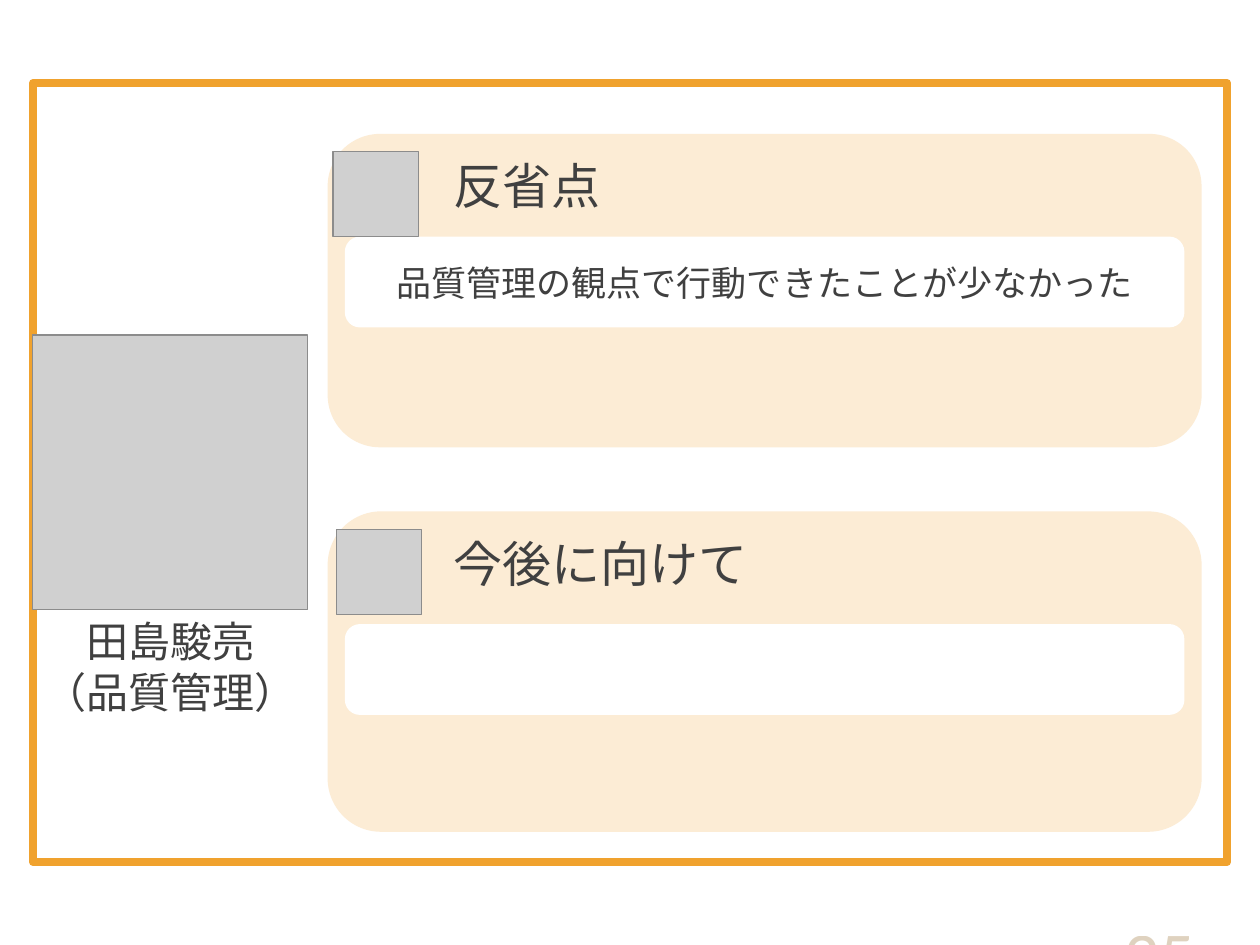
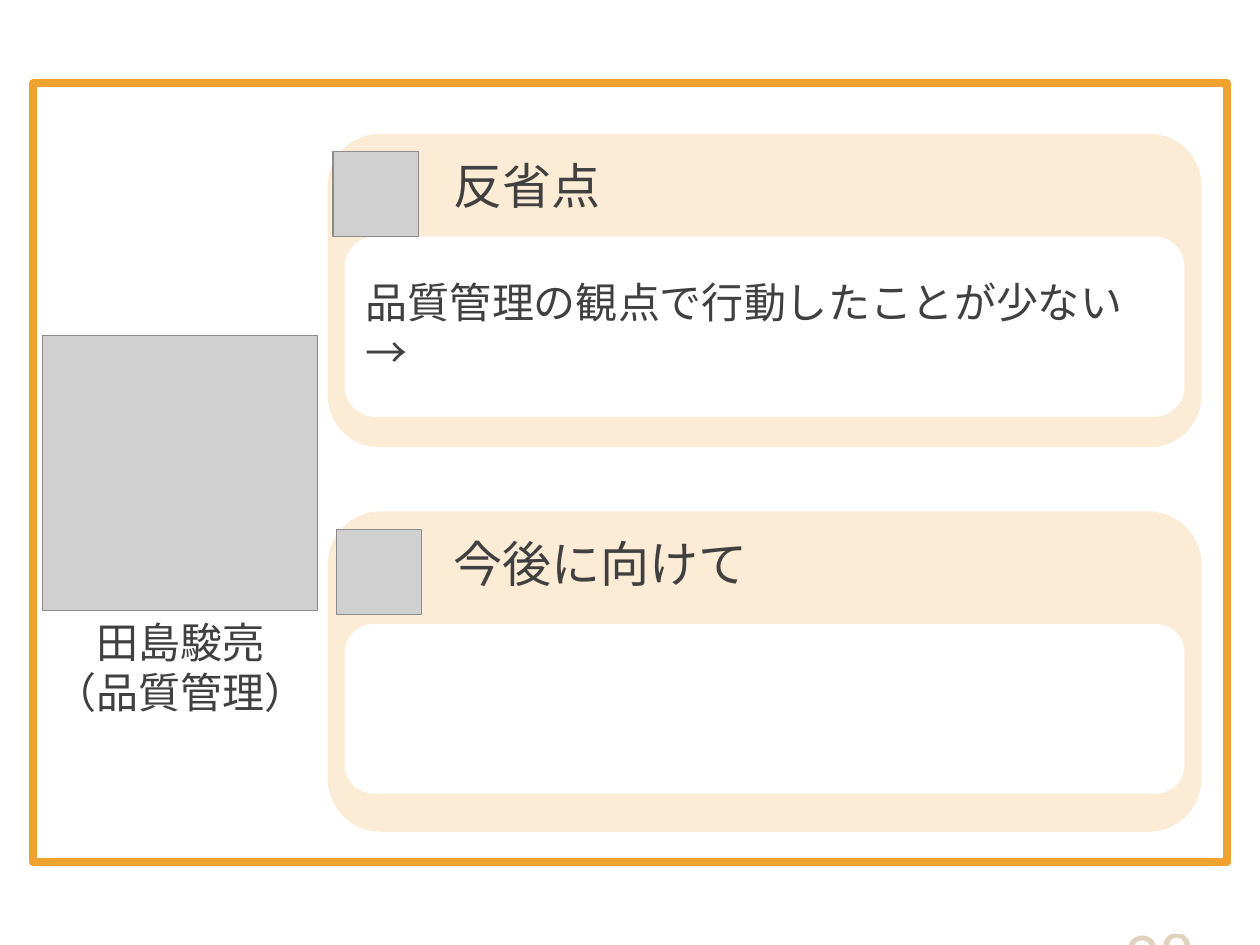
Before and after one commit to DOJO-2021/D-2, a slide deck: slide 28 of documents/プレゼン/Knowledge Holder_清書版.pptx (slide 25 before the commit). Drawn at 1260x945 pixels with LibreOffice and Linux fonts; fonts in the diff are those of the drawing; grey boxes stand for pictures. Boxes give left, top, right and bottom in pixels: in the first picture for what was removed or moved away, otherwise in the second. Text is boxed around its words. In the diff, an @@ line names an element or a change of style, - is before the commit and + after.

```diff
--- a/documents/プレゼン/Knowledge Holder_清書版.pptx
+++ b/documents/プレゼン/Knowledge Holder_清書版.pptx
@@ rounded rectangle "品質管理の観点で行動したことが少ない": place and size @@
-rounded rectangle "品質管理の観点で行動したことが少ない" at (345,237,1184,328)
+rounded rectangle "品質管理の観点で行動したことが少ない" at (345,237,1184,417)
@@ text in rounded rectangle at (366,282,1122,322): text changed; size 20 to 24 pt; font Calibri to Noto Sans CJK JP @@
-品質管理の観点で行動できたことが少なかった
+品質管理の観点で行動したことが少ない
+→
@@ picture: place and size @@
-picture at (33,335,307,610)
+picture at (43,335,318,610)
@@ text "田島駿亮": place and size @@
-text "田島駿亮" at (44,621,296,712)
+text "田島駿亮" at (54,622,306,712)
@@ rounded rectangle: place and size @@
-rounded rectangle at (345,624,1184,714)
+rounded rectangle at (345,624,1184,794)
@@ page number at (906,810,1208,945): text changed @@
-25
+28
```
Also in this commit, not shown: 15 other slides changed, 10 slides added, 5 slides removed.
